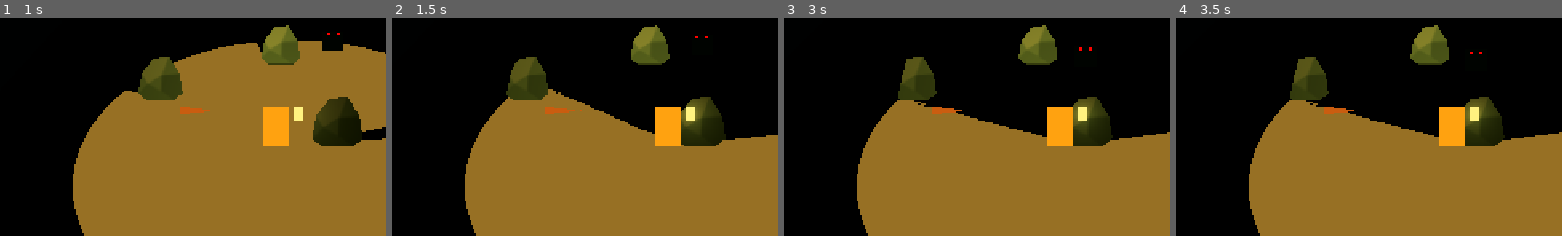
Above: before the commit, frames 1-4 (left to right).
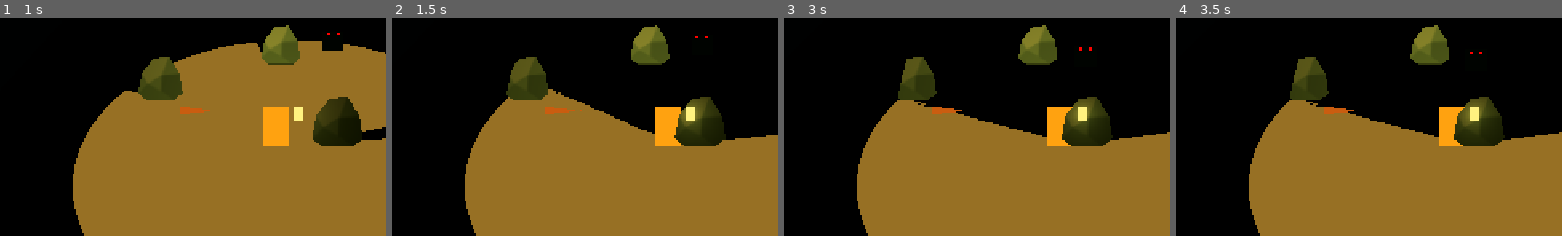
Above: after the commit, the same moments.

Repository: martindzejky/ld60
Game: Godot game, scene res://scenes/main.tscn
Same seed, same stepped clock (60 frames per second), same inputs: the game is played once before the commit and once after it.
Inputs (mouse positions are % of the whole screen's width and height, from its top left):
- Up to frame 1 (1 s): tap Enter at 0.5 s; move the mouse to (74, 44) at 0.52 s; hold D (move_right) from 0.53 s (still down); hold Right mouse button (aim_musket) from 0.53 s (still down); click (74, 44) at 0.67 s
- Up to frame 2 (1.5 s): release D (move_right) at 1.25 s; release Right mouse button (aim_musket) at 1.25 s; drag from (30, 54) to (46, 70) at 1.27 s
- Up to frame 3 (3 s): click "Click lantern to squeeze Let …" at 2 s; move the mouse to (61, 27) at 2.77 s; press the mouse at (61, 27) at 2.78 s; hold D (move_right) from 2.78 s (still down)
- Up to frame 4 (3.5 s): keep holding D (move_right)
The pictures show only the part of the screen within x 15-65%, y 19-69%; the shares and areas given below are measured in that part.

Frame 1 is identical in both runs. In frame 2, 0.1% of the frame differs, in the area x 73-75%, y 44-58%; in frame 3, 0.4%, in the area x 72-75%, y 41-59%; in frame 4, 0.4%.

Commit message:
Light sensor and player shadows

Diff:
--- /dev/null
+++ b/objects/light_sensor.tscn
@@ -0,0 +1,43 @@
+[gd_scene format=3]
+
+[ext_resource type="Script" path="res://scripts/light_sensor.gd" id="1"]
+[ext_resource type="Shader" path="res://shaders/light_sensor.gdshader" id="2"]
+
+[sub_resource type="Gradient" id="white"]
+colors = PackedColorArray(1, 1, 1, 1, 1, 1, 1, 1)
+
+[sub_resource type="GradientTexture2D" id="texture"]
+gradient = SubResource("white")
+width = 1
+height = 1
+
+[sub_resource type="ShaderMaterial" id="material"]
+render_priority = 127
+shader = ExtResource("2")
+
+[node name="light_sensor" type="Node3D" node_paths=PackedStringArray("probe", "camera", "viewport")]
+script = ExtResource("1")
+probe = NodePath("probe")
+camera = NodePath("viewport/camera")
+viewport = NodePath("viewport")
+
+[node name="probe" type="Sprite3D" parent="."]
+position = Vector3(0, 0.025, 0)
+rotation = Vector3(-1.5707963, 0, 0)
+layers = 2
+cast_shadow = 0
+material_override = SubResource("material")
+pixel_size = 0.4
+texture = SubResource("texture")
+
+[node name="viewport" type="SubViewport" parent="."]
+size = Vector2i(8, 8)
+render_target_update_mode = 0
+
+[node name="camera" type="Camera3D" parent="viewport"]
+cull_mask = 3
+projection = 1
+current = true
+size = 0.2
+near = 0.05
+far = 50.0
--- a/objects/player.tscn
+++ b/objects/player.tscn
@@ -2,7 +2,7 @@
 
 [ext_resource type="Script" uid="uid://cwsar4g8vkhkt" path="res://scripts/player.gd" id="1"]
 [ext_resource type="Script" path="res://scripts/camera_facing.gd" id="2"]
-[ext_resource type="Shader" path="res://shaders/sprite_lighting.gdshader" id="3"]
+[ext_resource type="Shader" path="res://shaders/player_lighting.gdshader" id="3"]
 
 [sub_resource type="CapsuleShape3D" id="shape"]
 radius = 0.3
@@ -18,7 +18,6 @@
 [sub_resource type="ShaderMaterial" id="material"]
 shader = ExtResource("3")
 shader_parameter/sprite_texture = SubResource("texture")
-shader_parameter/omnidirectional = true
 
 [sub_resource type="Gradient" id="aim_color"]
 colors = PackedColorArray(1, 0.9, 0.6, 0.6, 1, 0.9, 0.6, 0.6)
--- /dev/null
+++ b/scripts/light_sensor.gd
@@ -0,0 +1,55 @@
+class_name LightSensor
+extends Node3D
+
+# one sensor per scene; exclude visual layer 2 from the main camera
+# the sensor camera includes world geometry so it still casts real shadows
+
+signal exposure_changed(exposure: float)
+signal light_changed(lit: bool)
+
+@export var probe: Sprite3D
+@export var camera: Camera3D
+@export var viewport: SubViewport
+@export var threshold: float = 0.1
+@export var sample_interval: float = 0.1
+
+var exposure: float = 0.0
+var is_lit: bool = false
+var _timer: Timer = Timer.new()
+var _sampling: bool = false
+
+
+func _ready() -> void:
+  viewport.world_3d = get_world_3d()
+  _timer.wait_time = sample_interval
+  _timer.timeout.connect(_sample)
+  add_child(_timer)
+  _timer.start()
+
+
+func get_preview_texture() -> Texture2D:
+  return viewport.get_texture()
+
+
+func _sample() -> void:
+  if _sampling:
+    return
+  _sampling = true
+  var main_camera := get_viewport().get_camera_3d()
+  # match the view direction so billboard shadow casters face the same way
+  camera.global_transform = Transform3D(
+    main_camera.global_basis, probe.global_position + main_camera.global_basis.z * 5.0
+  )
+  viewport.render_target_update_mode = SubViewport.UPDATE_ONCE
+  await RenderingServer.frame_post_draw
+  if not is_instance_valid(self):
+    return
+  var image := viewport.get_texture().get_image()
+  var center: Vector2i = image.get_size() / 2
+  exposure = image.get_pixelv(center).srgb_to_linear().get_luminance()
+  var lit := exposure >= threshold
+  if lit != is_lit:
+    is_lit = lit
+    light_changed.emit(is_lit)
+  exposure_changed.emit(exposure)
+  _sampling = false
--- /dev/null
+++ b/shaders/light_sensor.gdshader
@@ -0,0 +1,13 @@
+shader_type spatial;
+render_mode cull_disabled, specular_disabled, ambient_light_disabled, fog_disabled, depth_test_disabled, depth_draw_never;
+
+void fragment() {
+  ALBEDO = vec3(1.0);
+  // Transparent pass + high render priority draws over scenery, retaining shadows.
+  ALPHA = 1.0;
+}
+
+void light() {
+  float lit = step(0.001, ATTENUATION);
+  DIFFUSE_LIGHT += lit * LIGHT_COLOR / PI;
+}
--- /dev/null
+++ b/shaders/player_lighting.gdshader
@@ -0,0 +1,16 @@
+shader_type spatial;
+render_mode cull_disabled, specular_disabled;
+
+uniform sampler2D sprite_texture : source_color;
+
+void fragment() {
+  vec4 color = texture(sprite_texture, UV) * COLOR;
+  ALBEDO = color.rgb;
+  ALPHA = color.a;
+  ALPHA_SCISSOR_THRESHOLD = 0.5;
+}
+
+void light() {
+  float lit = step(0.001, ATTENUATION);
+  DIFFUSE_LIGHT += lit * LIGHT_COLOR / PI;
+}
Not shown, added: scripts/light_sensor.gd.uid
Not shown, added: shaders/light_sensor.gdshader.uid
Not shown, added: shaders/player_lighting.gdshader.uid
